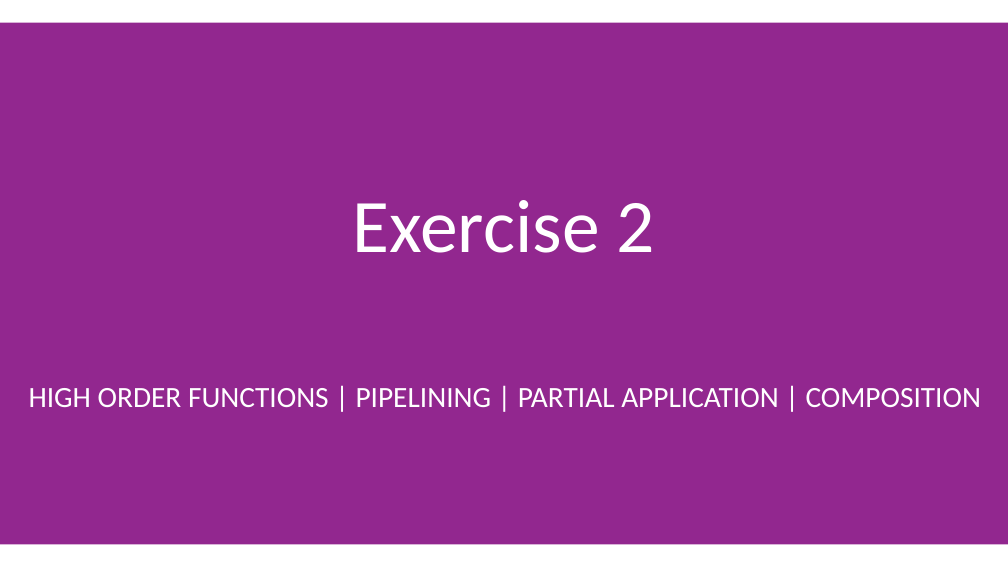
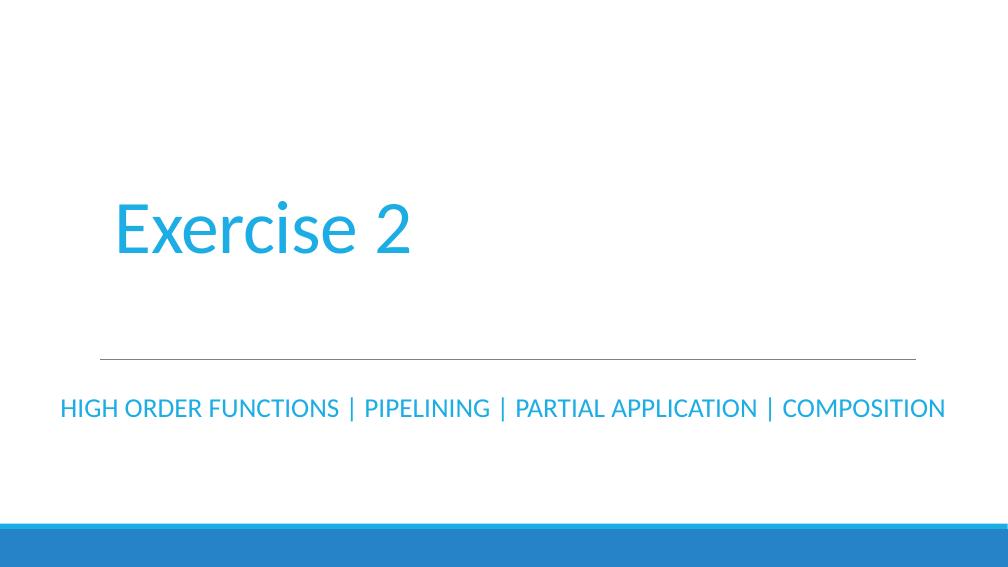
Before and after one commit to jorgef/fsharpworkshop, a slide deck: slide 39 of FSharpWorkshop_Slides.pptx (slide 42 before the commit). Drawn at 1008x567 pixels with LibreOffice and Linux fonts; fonts in the diff are those of the drawing. Boxes give left, top, right and bottom in pixels: in the first picture for what was removed or moved away, otherwise in the second. Text is boxed around its words. In the diff, an @@ line names an element or a change of style, - is before the commit and + after.

```diff
--- a/FSharpWorkshop_Slides.pptx
+++ b/FSharpWorkshop_Slides.pptx
@@ rectangle removed at <box>0,23,1008,544</box> @@
@@ title "Exercise 2" at <box>115,201,412,254</box>: text colour #FFFFFF to #1CADE4, letter spacing 0 to -0.5 pt; alignment centre to left; line spacing 0.9 to 0.85 @@
@@ line added from (100, 359) to (917, 359), #808080 0.5 pt @@
@@ text "HIGH ORDER FUNCTIONS | PIPELINING ...": place and size @@
-text "HIGH ORDER FUNCTIONS | PIPELINING ..." at <box>29,388,981,407</box>
+text "HIGH ORDER FUNCTIONS | PIPELINING ..." at <box>60,399,946,418</box>
@@ text "HIGH ORDER FUNCTIONS | PIPELINING ..." at <box>60,399,946,418</box>: size 28 to 26 pt, text colour #FFFFFF to #1CADE4 @@
@@ rectangle added at <box>0,529,1008,567</box>, fill #2683C6 @@
@@ rectangle added at <box>0,524,1008,529</box>, fill #1CADE4 @@
```
Also in this commit, not shown: 80 other slides changed, 2 slides added, 5 slides removed, 1 other file.
